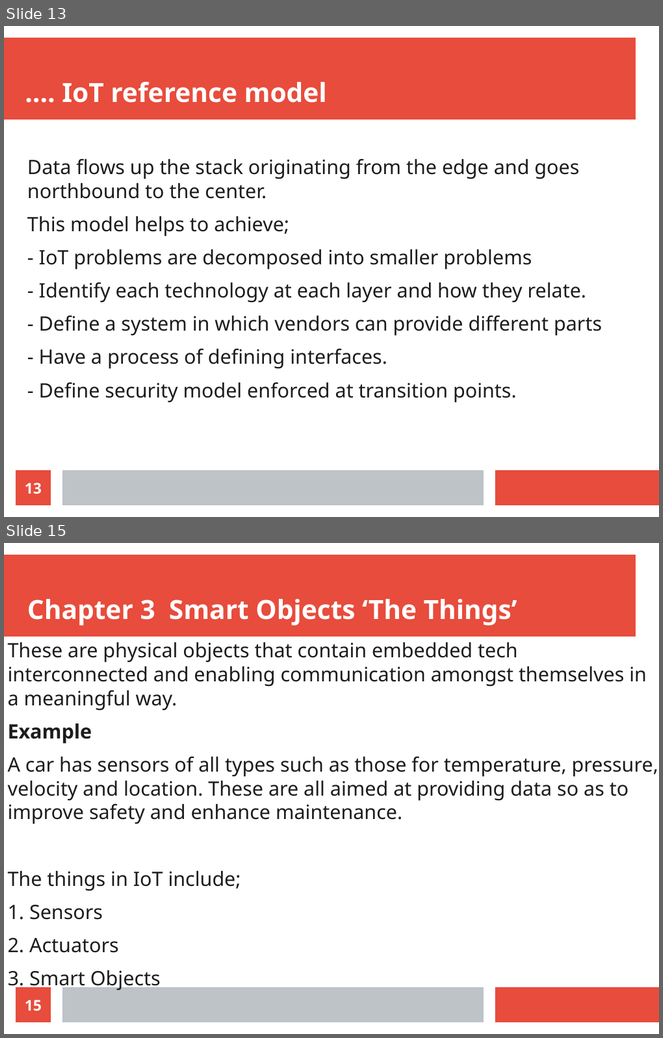
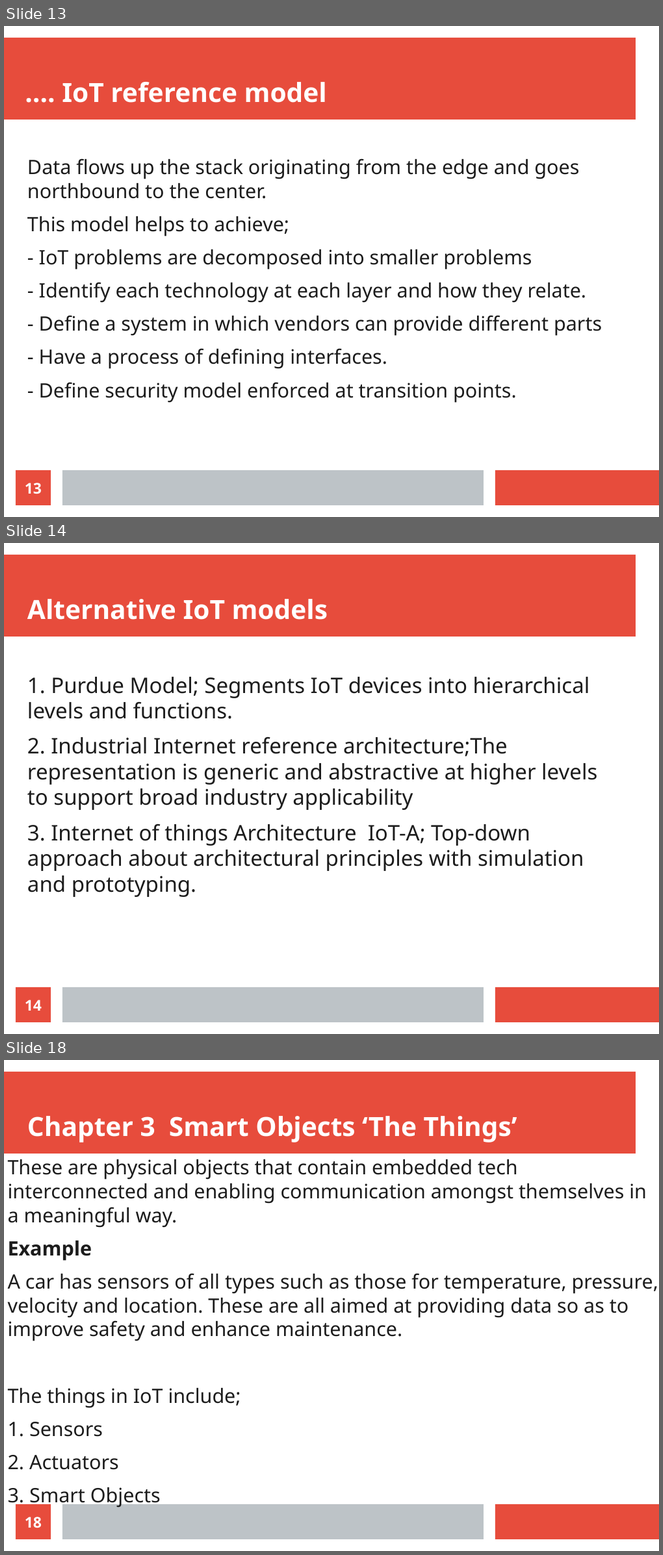
Before and after one commit to Dihfahsih1/Masters-Software-Engineering, a slide deck: yr-sem1/IoT/Chapter 2 and 3 slides.odp. Shown one above the other, each under a label of ours: slides 13 and 15 before the commit, slides 13, 14 and 18 after it; the slides between them are not shown. The pictures are 663x1038 and 663x1555 pixels, drawn with LibreOffice and Linux fonts; fonts in the diff are those of the drawing. Boxes give left, top, right and bottom in pixels: in the first picture for what was removed or moved away, otherwise in the second. Text is boxed around its words. In the diff, an @@ line names an element or a change of style, - is before the commit and + after.

```diff
--- a/yr-sem1/IoT/Chapter 2 and 3 slides.odp
+++ b/yr-sem1/IoT/Chapter 2 and 3 slides.odp
@@ slide 14 added at box(4, 543, 659, 1034), background #FFFFFF; not listed: 3 template elements that a slide beside it also shows @@
@@ title added at box(27, 599, 328, 620), 32 pt, text #FFFFFF, bold @@
+Alternative IoT models
@@ text added at box(27, 677, 597, 897), 26 pt, text #1C1C1C @@
+1. Purdue Model; Segments IoT devices into hierarchical levels and functions.
+2. Industrial Internet reference architecture;The representation is generic and abstractive at higher levels to support broad industry applicability
+3. Internet of things Architecture IoT-A; Top-down approach about architectural principles with simulation and prototyping.
@@ page number added at box(16, 988, 51, 1023), fill #E74C3C, 18 pt, text #FFFFFF, bold @@
+14
@@ what was slide 15 is now slide 18 @@
@@ page number at box(25, 1517, 42, 1529): text changed @@
-15
+18
```
Also in this commit, not shown: 1 slide changed, 2 other slides added, 1 other file.
